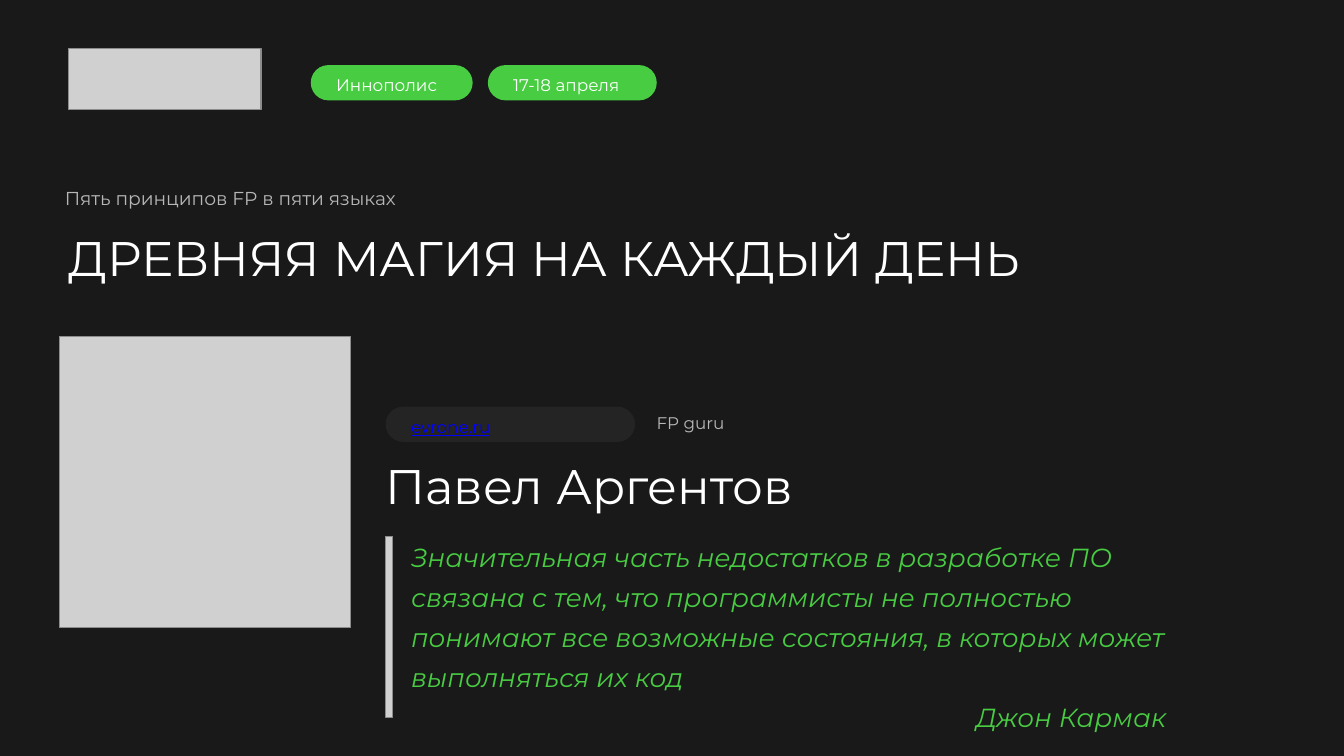
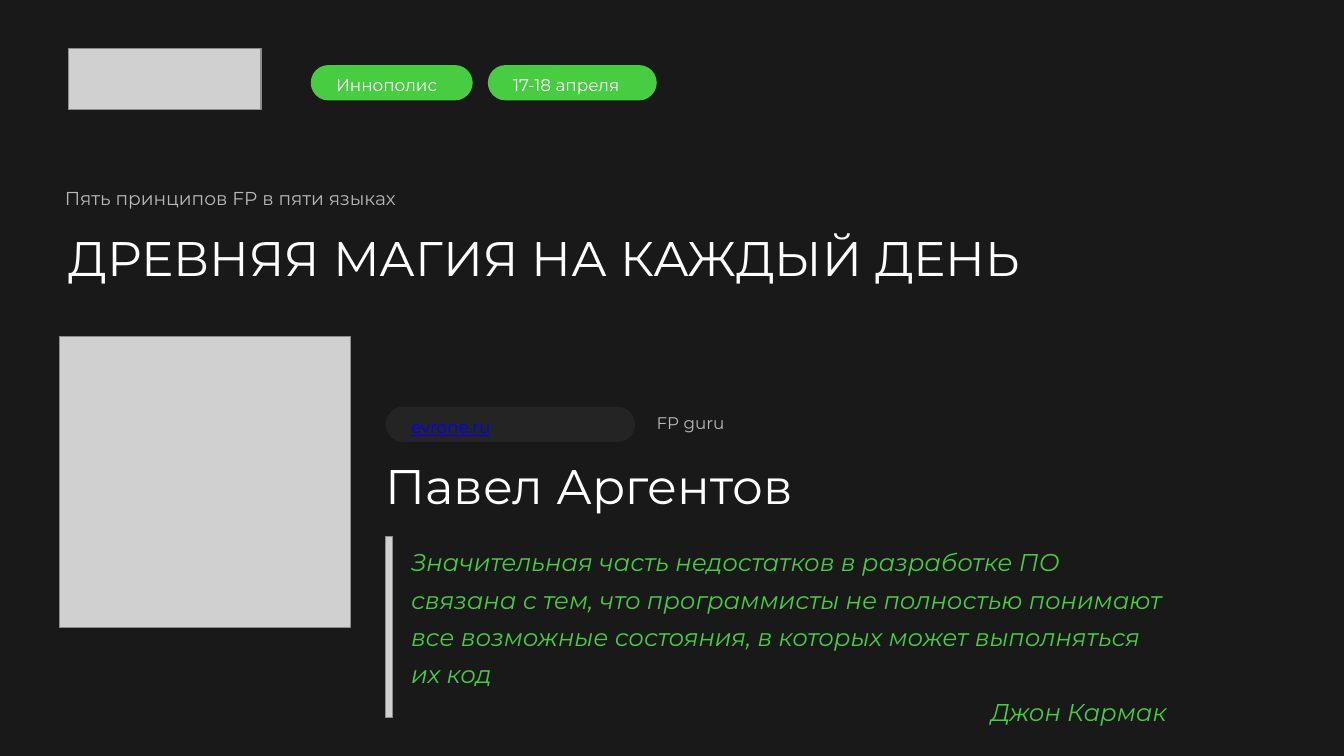
Before and after one commit to argent-smith/presentations, a slide deck: slide 2 of FP_Talk_2026/merge/presentation.pptx. Drawn at 1344x756 pixels with LibreOffice and Linux fonts; fonts in the diff are those of the drawing; grey boxes stand for pictures. Boxes give left, top, right and bottom in pixels: in the first picture for what was removed or moved away, otherwise in the second. Text is boxed around its words. In the diff, an @@ line names an element or a change of style, - is before the commit and + after.

```diff
--- a/FP_Talk_2026/merge/presentation.pptx
+++ b/FP_Talk_2026/merge/presentation.pptx
@@ text "Значительная часть недостатков в разработке ..." at [411, 552, 1167, 726]: size 14 to 13 pt @@
```
Also in this commit, not shown: 2 slides added, 1 other file.
